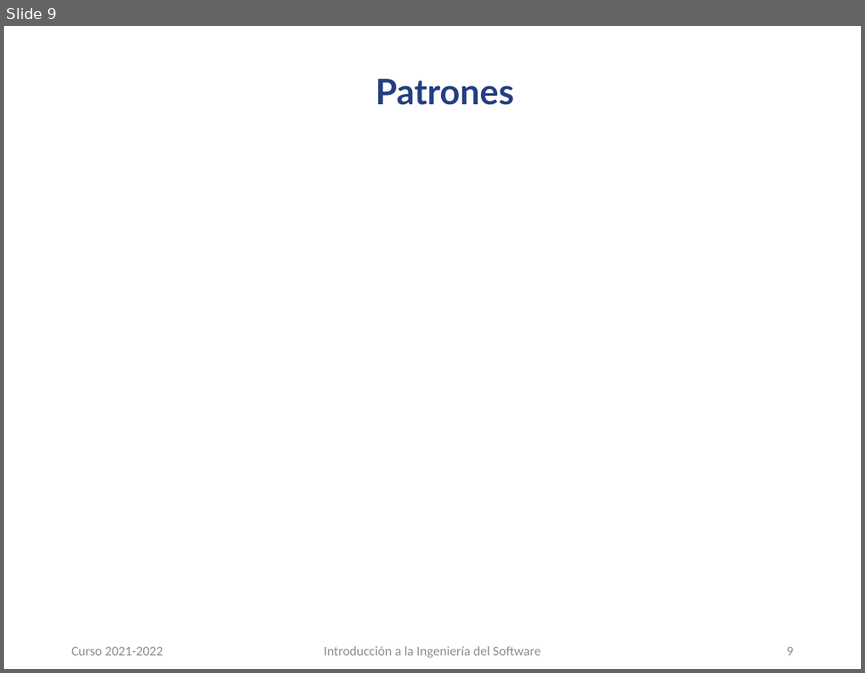
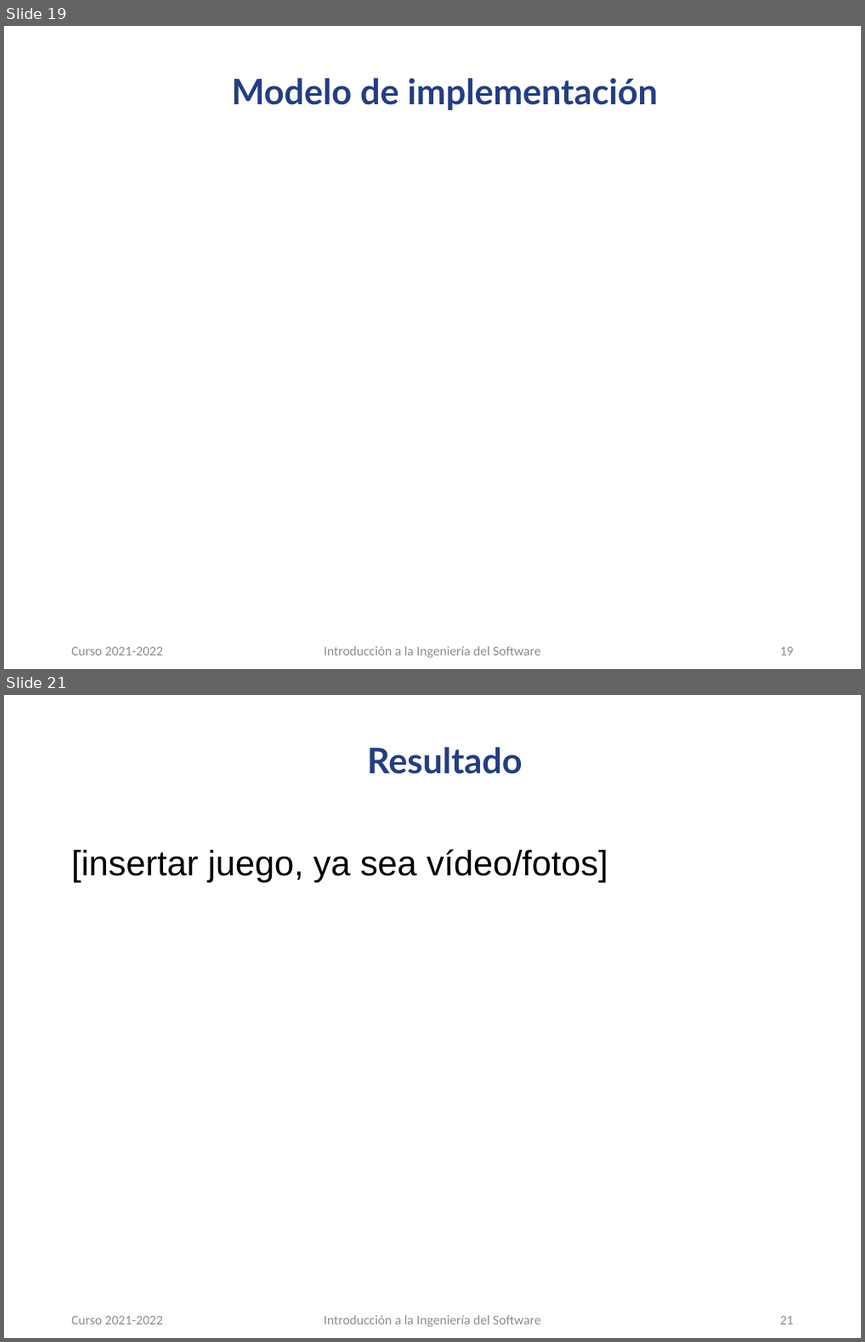
Before and after one commit to carloscmor/PRIMERA_FILA, a slide deck: PFentertainment_presentación.pptx. Shown one above the other, each under a label of ours: slide 9 before the commit, slides 19 and 21 after it; the slides between them are not shown. The pictures are 865x673 and 865x1342 pixels, drawn with LibreOffice and Linux fonts; fonts in the diff are those of the drawing; background and template pictures are left out. Boxes give left, top, right and bottom in pixels: in the first picture for what was removed or moved away, otherwise in the second. Text is boxed around its words. In the diff, an @@ line names an element or a change of style, - is before the commit and + after.

```diff
--- a/PFentertainment_presentación.pptx
+++ b/PFentertainment_presentación.pptx
@@ slide 21 added at box(4, 695, 861, 1338), background #FFFFFF @@
@@ title added at box(367, 747, 522, 774), 29.5 pt, text #233E81, bold @@
+Resultado
@@ text added at box(71, 849, 608, 882), 29.5 pt, text #000000 @@
+[insertar juego, ya sea vídeo/fotos]
@@ text added at box(71, 1315, 163, 1324), 11.1 pt, text #8C8C8C @@
+Curso 2021-2022
@@ text added at box(324, 1315, 540, 1327), 11.1 pt, text #8C8C8C @@
+Introducción a la Ingeniería del Software
@@ page number added at box(780, 1315, 794, 1324), 11.1 pt, text #8C8C8C @@
+21
@@ what was slide 9 is now slide 19 @@
@@ slide 19 changed as well @@
@@ title at box(232, 78, 658, 110): text changed @@
-Patrones
+Modelo de implementación
@@ page number at box(780, 646, 794, 655): text changed @@
-9
+19
```
Also in this commit, not shown: 9 other slides changed, 10 other slides added.
